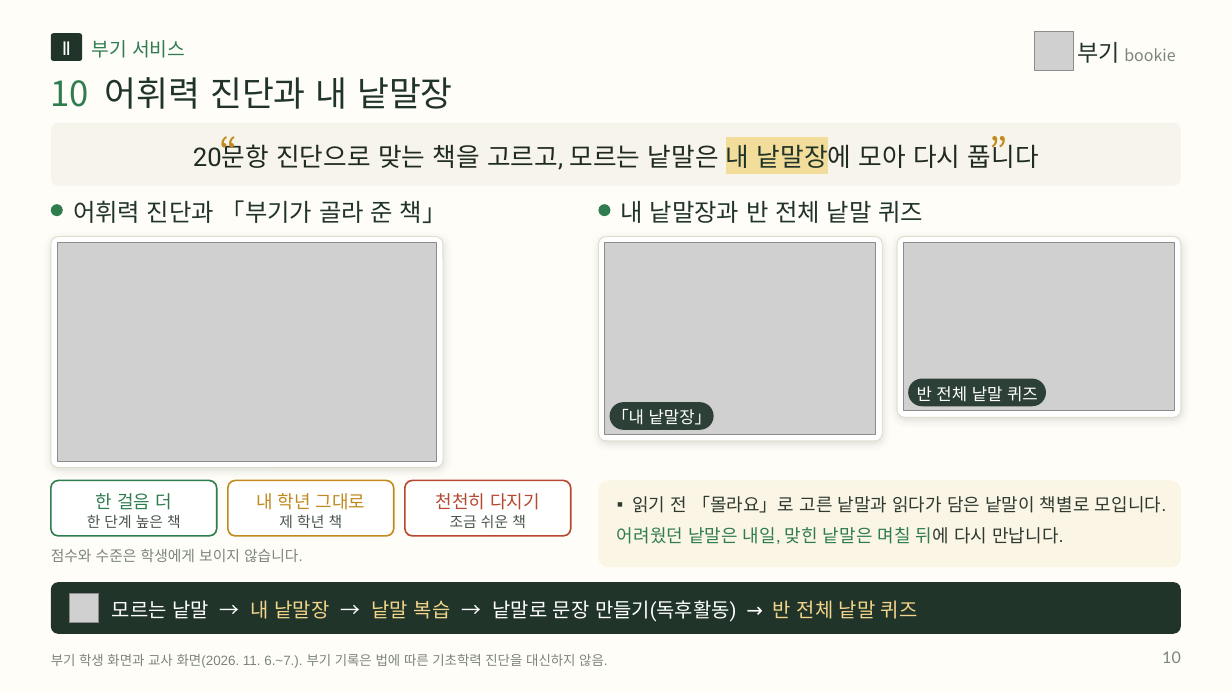
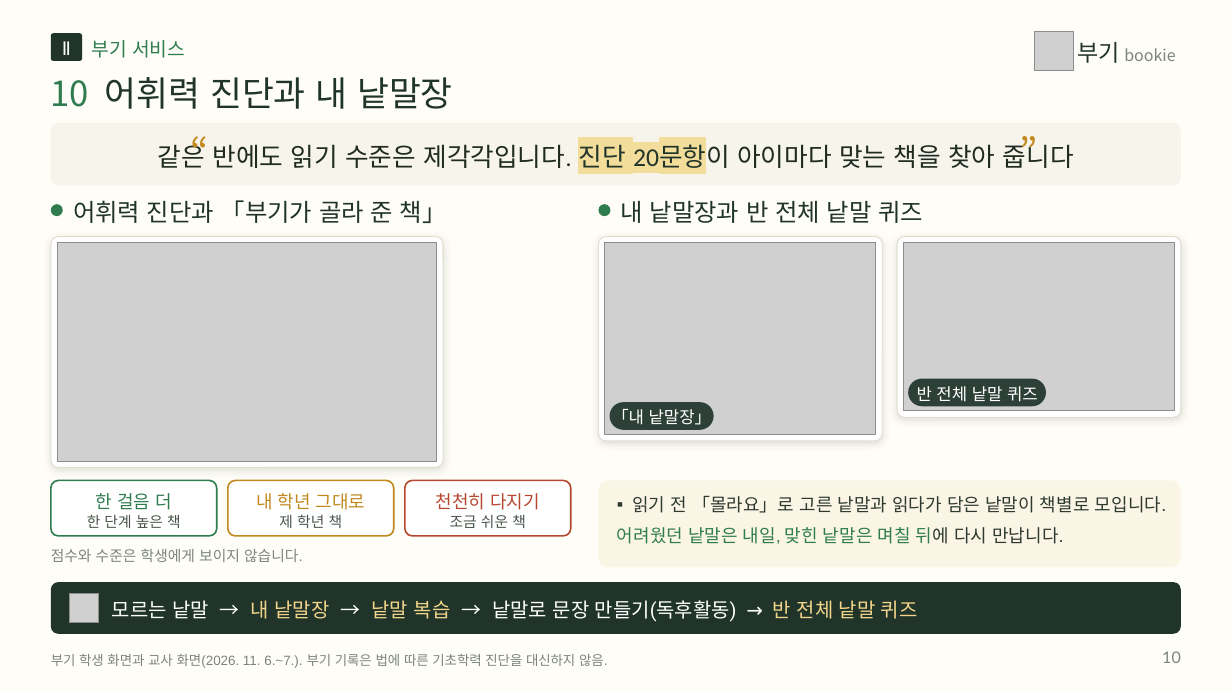
Before and after one commit to legoschool/bookie-test, a slide deck: slide 10 of promo/dl/proposal/bookie-proposal-short-20p.pptx. Drawn at 1232x693 pixels with LibreOffice and Linux fonts; fonts in the diff are those of the drawing; grey boxes stand for pictures. Boxes give left, top, right and bottom in pixels: in the first picture for what was removed or moved away, otherwise in the second. Text is boxed around its words. In the diff, an @@ line names an element or a change of style, - is before the commit and + after.

```diff
--- a/promo/dl/proposal/bookie-proposal-short-20p.pptx
+++ b/promo/dl/proposal/bookie-proposal-short-20p.pptx
@@ text at (158,140,1074,172): text changed @@
-20문항 진단으로 맞는 책을 고르고, 모르는 낱말은 내 낱말장에 모아 다시 풉니다
+같은 반에도 읽기 수준은 제각각입니다. 진단 20문항이 아이마다 맞는 책을 찾아 줍니다
@@ text "“": place and size @@
-text "“" at (192,121,238,177)
+text "“" at (163,121,209,177)
@@ text "”": place and size @@
-text "”" at (990,121,1036,177)
+text "”" at (1019,121,1066,177)
```
Also in this commit, not shown: 17 other slides changed, 44 other files.
